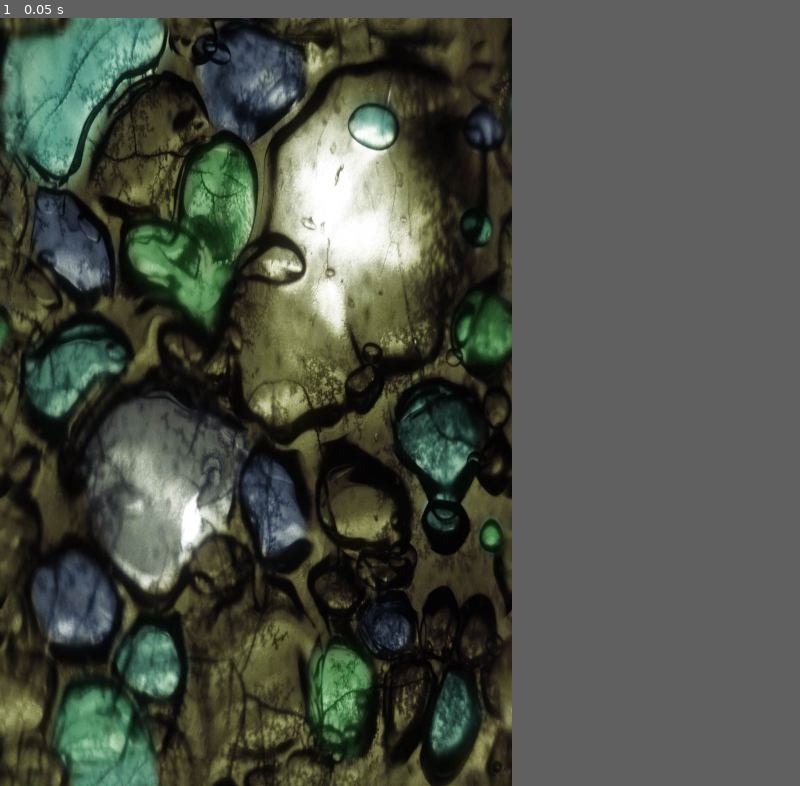
Above: before the commit, frame 1.
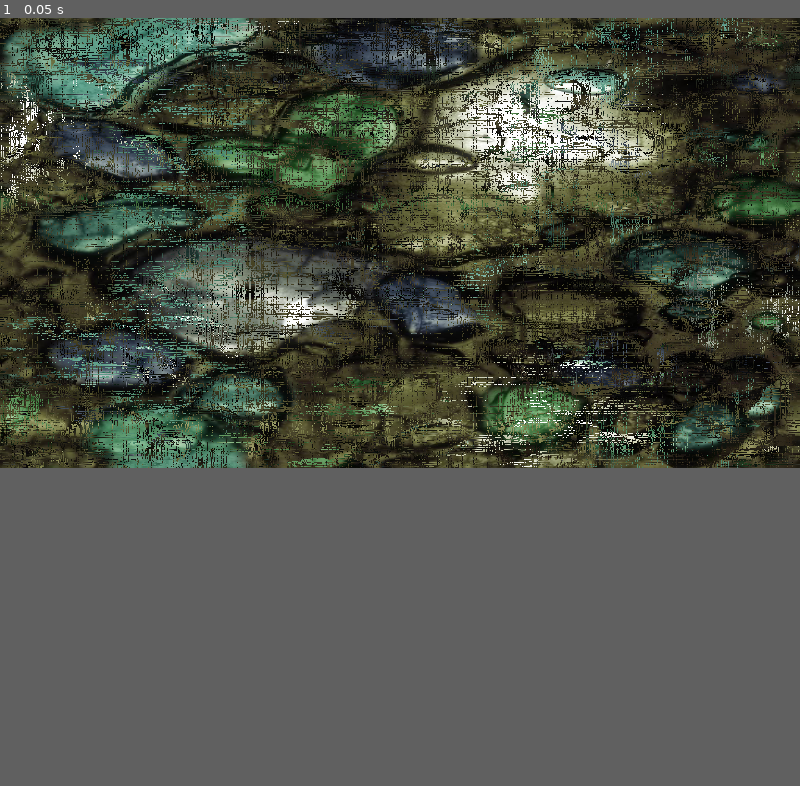
Above: after the commit, the same moment.

Repository: meisei4/bath
Game: Godot game, scene res://godot/Test/ShaderToy/ShaderToy.tscn
Two runs of this game, one before a commit and one after it. Both use one fixed random seed, a clock stepped at 60 frames per second and the inputs below. The project has no main scene, so this scene is started directly.
Inputs:
- Up to frame 1 (0.05 s): no input
In our replay, the window is 512x768 before the commit and 800x450 after it. These sizes can differ from the game's own. Grey fills any space a smaller window leaves; there, only what the larger window draws over its background counts as a difference.

The runs differ from the first frame. In frame 1, 61% of the frame differs, in the area x 0-100%, y 0-100%.

Commit message:
done for the day, triple buffers suck

Diff:
--- a/Resources/Shaders/finite_approx_ripple.gdshader
+++ b/Resources/Shaders/finite_approx_ripple.gdshader
@@ -2,7 +2,6 @@
 
 #include "res://Resources/Shaders/constants.gdshaderinc"
 
-uniform float iTime;
 uniform vec2 iResolution;
 uniform vec3 iMouse;
 uniform sampler2D iChannel0;
@@ -31,59 +30,34 @@
 #define EFFECTIVE_PROPAGATION (BASE_PROPAGATION + 0.15 * PROPAGATION_INTENSITY)  // Ranges from 1.0 to 1.15.
 #define EFFECTIVE_DAMPENING (BASE_DAMPENING - 0.15 * PROPAGATION_INTENSITY) // Ranges from 95% down to 15% of 95%
 
-
 float sample_height(sampler2D tex, vec2 uv) {
     if (uv.x < 0.0 || uv.x > 1.0 || uv.y < 0.0 || uv.y > 1.0)
         return 0.0;
     return texture(tex, uv).r;
 }
 
-float compute_wavefront(vec2 uv, vec2 mouse_position, vec2 prev_mouse_position) {
-    float uv_distance_from_mouse = length(mouse_position - uv);
-    float radial_impulse = BASE_IMPULSE_STRENGTH * smoothstep(IMPULSE_OUTER_RADIUS, IMPULSE_INNER_RADIUS, uv_distance_from_mouse);
-    vec2 mouse_velocity = mouse_position - prev_mouse_position;
-    float movement = length(mouse_velocity);
-    float directional_factor = 1.0;
-    if (movement > 0.001) {
-        vec2 mouse_direction = normalize(mouse_velocity);
-        vec2 to_fragment = normalize(uv - mouse_position);
-        directional_factor = step(0.0, dot(mouse_direction, to_fragment));
-    }
-    return radial_impulse * directional_factor;
-}
-
 void fragment() {
 //void mainImage(out vec4 frag_color, in vec2 frag_coord) {
-    //vec2 UV = frag_coord / iResolution.xy;
+    vec2 uv = FRAGCOORD.xy / iResolution.xy;
+    //vec2 uv = frag_coord.xy / iResolution.xy;
 
     //account for achieving circle eripples with non square resolutions
     float adjusted_sample_step = EFFECTIVE_SAMPLE_STEP * (iResolution.x / iResolution.y);
     vec2 neighbor_offset_x = vec2(EFFECTIVE_SAMPLE_STEP, 0.0);
     vec2 neighbor_offset_y = vec2(0.0, adjusted_sample_step);
 
-    vec2 prev_heights = texture(iChannel0, UV).rg;
-    float height_left   = sample_height(iChannel0, UV - neighbor_offset_x);
-    float height_right  = sample_height(iChannel0, UV + neighbor_offset_x);
-    float height_bottom = sample_height(iChannel0, UV - neighbor_offset_y);
-    float height_top    = sample_height(iChannel0, UV + neighbor_offset_y);
+    vec2 prev_heights = texture(iChannel0, uv).rg;
+    float height_left   = sample_height(iChannel0, uv - neighbor_offset_x);
+    float height_right  = sample_height(iChannel0, uv + neighbor_offset_x);
+    float height_bottom = sample_height(iChannel0, uv - neighbor_offset_y);
+    float height_top    = sample_height(iChannel0, uv + neighbor_offset_y);
 
     vec2 mouse_position = iMouse.xy / iResolution.xy;
-    vec2 prev_mouse_position = texture(iChannel0, UV).ba;
     float mouse_impulse = 0.0;
-    float wake_smoaothing_factor = 0.0;
 
     if (iMouse.z > 0.0) {
-        //BASIC
-        float uv_distance_from_mouse = length(mouse_position - UV);
+        float uv_distance_from_mouse = length(mouse_position - uv);
         mouse_impulse = BASE_IMPULSE_STRENGTH * smoothstep(IMPULSE_OUTER_RADIUS, IMPULSE_INNER_RADIUS, uv_distance_from_mouse);
-
-        //WAVEFRONT ONLY
-        //mouse_impulse = compute_wavefront(uv, mouse_position, prev_mouse_position);
-
-        //LINE PULSE ONLY
-        //mouse_impulse = compute_line_impulse(uv, mouse_position, prev_mouse_position);
-        //LINE AND WAVEFRONT merge attempt
-        //mouse_impulse = compute_combined_impulse(uv, mouse_position, prev_mouse_position);
     }
 
     float avg_neighbor_height = (height_left + height_right + height_top + height_bottom) / 4.0;
@@ -91,15 +65,6 @@
     new_height *= EFFECTIVE_DAMPENING;
     new_height += mouse_impulse;
 
-    vec2 gradient = vec2(height_right - height_left, height_top - height_bottom);
-    vec2 mouse_velocity = mouse_position - prev_mouse_position;
-    float advection = 0.0;
-    if (length(mouse_velocity) > 0.0001) {
-        vec2 mouse_direction = normalize(mouse_velocity);
-        advection = dot(mouse_direction, gradient);
-    }
-
-    new_height += -0.08 * advection;
     COLOR = vec4(new_height, prev_heights.r, mouse_position.x, mouse_position.y);
     //frag_color = vec4(new_height, prev_heights.r, mouse_position.x, mouse_position.y);
 }
--- a/Resources/Shaders/water.gdshader
+++ b/Resources/Shaders/water.gdshader
@@ -1,30 +1,26 @@
 shader_type canvas_item;
 
 #include "res://Resources/Shaders/constants.gdshaderinc"
-uniform sampler2D iChannel0; // Assign: res://Assets/Textures/gray_noise_small.png (noise displacement map)
-uniform sampler2D iChannel1; // Assign: res://Assets/Textures/rocks.jpg (background texture)
-uniform sampler2D iChannel2; // Assign: res://Assets/Textures/pebbles.png (caustics displacement map)
-uniform sampler2D iChannel3; // this should be whats getting updated by buffer
+uniform vec2 iResolution;
+uniform sampler2D iChannel0; // Assign: res://Assets/Textures/rocks.jpg (background texture)
+uniform sampler2D iChannel1; // this should be whats getting updated by buffer
 
 vec4 sample_background_with_disp_map(sampler2D tex, vec2 uv) {
-    float height = texture(iChannel3, uv).r;
-
     vec3 normal = normalize(vec3(
-        texture(iChannel3, uv + vec2(NORMAL_SAMPLE_OFFSET, 0.0)).r - texture(iChannel3, uv - vec2(NORMAL_SAMPLE_OFFSET, 0.0)).r,
-        texture(iChannel3, uv + vec2(0.0, NORMAL_SAMPLE_OFFSET)).r - texture(iChannel3, uv - vec2(0.0, NORMAL_SAMPLE_OFFSET)).r,
+        texture(iChannel0, uv + vec2(NORMAL_SAMPLE_OFFSET, 0.0)).r - texture(iChannel0, uv - vec2(NORMAL_SAMPLE_OFFSET, 0.0)).r,
+        texture(iChannel0, uv + vec2(0.0, NORMAL_SAMPLE_OFFSET)).r - texture(iChannel0, uv - vec2(0.0, NORMAL_SAMPLE_OFFSET)).r,
         2.0 * NORMAL_SAMPLE_OFFSET
     ));
-
     vec2 refracted_offset = refract(INCIDENT_DIRECTION, normal, REFRACTION_INDEX_RATIO).xy;
-    vec2 bg_uv = uv + refracted_offset * 0.05;
+    vec2 bg_uv = uv + refracted_offset;
     return texture(tex, bg_uv);
 }
 
 void fragment() {
 //void mainImage(out vec4 frag_color, in vec2 frag_coord) {
-    //vec2 UV = frag_coord / iResolution.xy;
-
-    vec4 background = sample_background_with_disp_map(iChannel1, UV);
+    //vec2 uv = frag_coord.xy / iResolution.xy;
+    vec2 uv = FRAGCOORD.xy / iResolution.xy;
+    vec4 background = sample_background_with_disp_map(iChannel1, uv);
     //frag_color = background;
     COLOR = background;
 }
--- a/godot/Test/ShaderToy/PingPongDirect.gd
+++ b/godot/Test/ShaderToy/PingPongDirect.gd
@@ -1,86 +1,91 @@
 extends Node2D
 class_name PingPongDirect
 
-var shader: Shader = load("res://Resources/Shaders/simple_feedback_buffer.gdshader")
-var shader_material: ShaderMaterial
+var ShaderNode: ColorRect
+var FeedbackShader: Shader = load("res://Resources/Shaders/simple_feedback_buffer.gdshader")
+var FeedbackShaderMaterial: ShaderMaterial
 
-var iTime: float = 0.0
-var iMouse: Vector3 = Vector3(0.0, 0.0, 0.0)
+var iMouse: Vector4
 
-var buffer_A: SubViewport
-var buffer_B: SubViewport
-var active_buffer: SubViewport
-var inactive_buffer: SubViewport
-var shader_node: CanvasItem
-var image: CanvasItem
+var BufferA: SubViewport
+var BufferB: SubViewport
+var ActiveBuffer: SubViewport
+var InactiveBuffer: SubViewport
+var FinalImage: TextureRect
 
 func _ready() -> void:
     var main_viewport_size: Vector2 = get_viewport_rect().size
-    buffer_A = create_viewport(main_viewport_size)
-    buffer_B = create_viewport(main_viewport_size)
-    active_buffer = buffer_A
-    inactive_buffer = buffer_B
+    BufferA = create_viewport(main_viewport_size)
+    BufferB = create_viewport(main_viewport_size)
+    ActiveBuffer = BufferA
+    InactiveBuffer = BufferB
 
-    image = TextureRect.new()
-    image.size = main_viewport_size
-    add_child(buffer_A)
-    add_child(buffer_B)
-    add_child(image)
+    FinalImage = TextureRect.new()
+    FinalImage.size = main_viewport_size
+    add_child(BufferA)
+    add_child(BufferB)
+    add_child(FinalImage)
 
-    shader_material = ShaderMaterial.new()
-    shader_node = ColorRect.new() #only this works for shader
-    shader_node.size = main_viewport_size
-    shader_material.shader = shader
-    shader_node.material = shader_material
+    FeedbackShaderMaterial = ShaderMaterial.new()
+    ShaderNode = ColorRect.new()
+    ShaderNode.size = main_viewport_size
+    FeedbackShaderMaterial.shader = FeedbackShader
+    ShaderNode.material = FeedbackShaderMaterial
 
-    shader_material.set_shader_parameter("iResolution", main_viewport_size)
+    ActiveBuffer.add_child(ShaderNode)
+    await RenderingServer.frame_post_draw
+    FinalImage.texture = ActiveBuffer.get_texture()
+    FeedbackShaderMaterial.set_shader_parameter("iResolution", main_viewport_size)
+    FeedbackShaderMaterial.set_shader_parameter("iChannel0", FinalImage.get_texture())
 
-    active_buffer.add_child(shader_node)
-    await RenderingServer.frame_post_draw
-    image.texture = active_buffer.get_texture()
-    shader_material.set_shader_parameter("iChannel0", image.get_texture())
-    #Control
-    shader_node.anchor_left = 0.0
-    shader_node.anchor_top = 0.0
-    shader_node.anchor_right = 0.0
-    shader_node.anchor_bottom = 0.0
-    #shader_node.offset_left = 0.0
-    #shader_node.offset_top = 0.0
-    #shader_node.offset_right = 0.0
-    #shader_node.offset_bottom = 0.0
-    shader_node.pivot_offset = Vector2(0, 0)
-    shader_node.position = Vector2(0, 0)
-    shader_node.rotation = 0.0
-    shader_node.rotation_degrees = 0.0
-    shader_node.scale = Vector2(1, 1)
+func create_viewport(size: Vector2) -> SubViewport:
+    var subviewport: SubViewport = SubViewport.new()
+    subviewport.size = size
+    subviewport.disable_3d = true
+    subviewport.render_target_clear_mode = SubViewport.CLEAR_MODE_ONCE
+    subviewport.render_target_update_mode = SubViewport.UPDATE_ALWAYS
+    return subviewport
 
-    shader_node.focus_mode = Control.FOCUS_NONE
-    shader_node.grow_horizontal = Control.GROW_DIRECTION_END
-    shader_node.grow_vertical = Control.GROW_DIRECTION_END
-    shader_node.layout_direction = Control.LAYOUT_DIRECTION_INHERITED
+#func _process(_delta: float) -> void:
+    #var mouse_coords: Vector2 = get_viewport().get_mouse_position()
+    #var mouse_z: float = 1.0 if Input.is_mouse_button_pressed(MOUSE_BUTTON_LEFT) else 0.0
+    #iMouse = Vector3(mouse_coords.x, mouse_coords.y, mouse_z)
+    #FeedbackShaderMaterial.set_shader_parameter("iMouse", iMouse)
+    #
+    #FinalImage.texture = ActiveBuffer.get_texture()
+    #ActiveBuffer.remove_child(ShaderNode)
+    #InactiveBuffer.add_child(ShaderNode)
+    #FeedbackShaderMaterial.set_shader_parameter("iChannel0", FinalImage.get_texture())
+#
+    #var tmp: SubViewport = ActiveBuffer
+    #ActiveBuffer = InactiveBuffer
+    #InactiveBuffer = tmp
 
 
-func create_viewport(size: Vector2) -> SubViewport:
-    var vp = SubViewport.new()
-    vp.size = size
-    vp.disable_3d = true
-    vp.render_target_clear_mode = SubViewport.CLEAR_MODE_ONCE
-    vp.render_target_update_mode = SubViewport.UPDATE_ALWAYS
 
-    return vp
+var mouse_pressed: bool = false
+var drag_start: Vector2 = Vector2()
 
+func _process(_delta: float) -> void:
+    var current_pos: Vector2 = get_viewport().get_mouse_position()
+    if Input.is_mouse_button_pressed(MOUSE_BUTTON_LEFT):
+        if not mouse_pressed:
+            drag_start = current_pos
+            iMouse = Vector4(current_pos.x, current_pos.y, drag_start.x, drag_start.y)
+            mouse_pressed = true
+        else:
+            iMouse.x = current_pos.x
+            iMouse.y = current_pos.y
+    else:
+        if mouse_pressed:
+            iMouse = Vector4(current_pos.x, current_pos.y, -drag_start.x, -drag_start.y)
+            mouse_pressed = false
 
-func _process(delta: float) -> void:
-    var mouse_coords: Vector2 = get_viewport().get_mouse_position()
-    var mouse_z: float = 1.0 if Input.is_mouse_button_pressed(MOUSE_BUTTON_LEFT) else 0.0
-    iMouse = Vector3(mouse_coords.x, mouse_coords.y, mouse_z)
-    shader_material.set_shader_parameter("iMouse", iMouse)
+    FeedbackShaderMaterial.set_shader_parameter("iMouse", iMouse)
+    FinalImage.texture = ActiveBuffer.get_texture()
+    ActiveBuffer.remove_child(ShaderNode)
+    InactiveBuffer.add_child(ShaderNode)
 
-    image.texture = active_buffer.get_texture()
-    active_buffer.remove_child(shader_node)
-    inactive_buffer.add_child(shader_node)
-    shader_material.set_shader_parameter("iChannel0", image.get_texture())
-
-    var temp = active_buffer
-    active_buffer = inactive_buffer
-    inactive_buffer = temp
+    var tmp: SubViewport = ActiveBuffer
+    ActiveBuffer = InactiveBuffer
+    InactiveBuffer = tmp
--- a/godot/Test/ShaderToy/ShaderToy.gd
+++ b/godot/Test/ShaderToy/ShaderToy.gd
@@ -1,108 +1,107 @@
 extends Node2D
 class_name ShaderToy
 
-var background_image: Texture = load("res://Assets/Textures/rocks.jpg")
-var caustic_shader: Shader = load("res://Resources/Shaders/water.gdshader")
-var caustic_material: ShaderMaterial
-var ripple_shader: Shader = load("res://Resources/Shaders/finite_approx_ripple.gdshader")
-var ripple_material: ShaderMaterial
+var WaterShaderNode: ColorRect
+var WaterShader: Shader = load("res://Resources/Shaders/water.gdshader")
+var WaterShaderMaterial: ShaderMaterial
 
-var iTime: float = 0.0
-var iMouse: Vector3 = Vector3(0.0, 0.0, 0.0)
+var RippleShaderNode: ColorRect
+var RippleShader: Shader = load("res://Resources/Shaders/finite_approx_ripple.gdshader")
+var RippleShaderMaterial: ShaderMaterial
+
+var BackgroundTexture: Texture = load("res://Assets/Textures/rocks.jpg")
+var CausticsTexture: Texture = load("res://Assets/Textures/pebbles.png")
 
 
-var RippleBufferA: SubViewport
-var RippleBufferB: SubViewport
-var RippleMainImage: TextureRect
+var iMouse: Vector4
+var BufferA: SubViewport
+var BufferB: SubViewport
+var BufferC: SubViewport
+var ActiveBuffer: SubViewport
+var InactiveBuffer: SubViewport
 
-var ActiveBuffer: SubViewport
-var inactive_buffer: SubViewport
-var RippleShader: ColorRect
-
-var WaterBuffer: SubViewport
-var WaterMainImage: TextureRect
-var WaterShader: ColorRect
+var RippleImage: TextureRect
+var FinalImage: TextureRect
 
 func _ready() -> void:
-    var main_viewport_size: Vector2 = get_viewport_rect().size  # Window size
+    var main_viewport_size: Vector2 = get_viewport_rect().size
+    BufferA = create_viewport(main_viewport_size)
+    BufferB = create_viewport(main_viewport_size)
+    ActiveBuffer = BufferA
+    InactiveBuffer = BufferB
 
-    ## Initialize Ripple (Ping-Pong) Buffers and Shader
-    RippleBufferA = create_viewport(main_viewport_size)
-    RippleBufferB = create_viewport(main_viewport_size)
-    ActiveBuffer = RippleBufferA
-    inactive_buffer = RippleBufferB
+    RippleImage = TextureRect.new()
 
-    RippleShader = ColorRect.new()
-    RippleShader.size = main_viewport_size
-    ripple_material = ShaderMaterial.new()
-    ripple_material.shader = ripple_shader
-    ripple_material.set_shader_parameter("iResolution", main_viewport_size)
-    RippleShader.material = ripple_material
+    RippleImage.size = main_viewport_size
+    add_child(BufferA)
+    add_child(BufferB)
+    add_child(RippleImage)
 
-    # Add the ripple shader to the active buffer
-    ActiveBuffer.add_child(RippleShader)
+    RippleShaderMaterial = ShaderMaterial.new()
+    RippleShaderNode = ColorRect.new()
+    RippleShaderNode.size = main_viewport_size
+    RippleShaderMaterial.shader = RippleShader
+    RippleShaderNode.material = RippleShaderMaterial
 
-    # Set up the TextureRect to capture the ripple output
-    RippleMainImage = TextureRect.new()
-    RippleMainImage.size = main_viewport_size
+    ActiveBuffer.add_child(RippleShaderNode)
 
-    ## Initialize Water (Caustic) Shader and Buffer
-    WaterBuffer = create_viewport(main_viewport_size)
-    WaterShader = ColorRect.new()
-    WaterShader.size = main_viewport_size
-    caustic_material = ShaderMaterial.new()
-    caustic_material.shader = caustic_shader
-    WaterShader.material = caustic_material
+    RippleImage.texture = ActiveBuffer.get_texture()
+    RippleShaderMaterial.set_shader_parameter("iResolution", main_viewport_size)
+    RippleShaderMaterial.set_shader_parameter("iChannel0", RippleImage.get_texture())
 
-    # Add the water shader node to its buffer
-    WaterBuffer.add_child(WaterShader)
+    BufferC = create_viewport(main_viewport_size)
+    FinalImage = TextureRect.new()
+    FinalImage.size = main_viewport_size
+    add_child(BufferC)
+    add_child(FinalImage)
 
-    # Set up the TextureRect to capture the water shader output
-    WaterMainImage = TextureRect.new()
-    WaterMainImage.size = main_viewport_size
+    WaterShaderMaterial = ShaderMaterial.new()
+    WaterShaderNode = ColorRect.new()
+    WaterShaderNode.size = main_viewport_size
+    WaterShaderMaterial.shader = WaterShader
+    WaterShaderNode.material = WaterShaderMaterial
 
-    ## Add Nodes to the Scene
-    add_child(ActiveBuffer)
-    add_child(inactive_buffer)
-    add_child(RippleMainImage)
-    add_child(WaterBuffer)
-    add_child(WaterMainImage)
+    BufferC.add_child(WaterShaderNode)
 
-    ## Wait for the first frame to ensure render targets are updated
-    #await RenderingServer.frame_post_draw
-    ## Initialize Shader Texture Parameters after textures are valid
-    RippleMainImage.texture = ActiveBuffer.get_texture()
-    ripple_material.set_shader_parameter("iChannel0", RippleMainImage.texture)
-
-    WaterMainImage.texture = WaterBuffer.get_texture()
-    caustic_material.set_shader_parameter("iChannel3", RippleMainImage.texture)
-    caustic_material.set_shader_parameter("iChannel1", background_image)
-
+    FinalImage.texture = BufferC.get_texture()
+    WaterShaderMaterial.set_shader_parameter("iResolution", main_viewport_size)
+    #WaterShaderMaterial.set_shader_parameter("iChannel0", RippleImage.get_texture()) #TODO: this still doesnt do anything
+    WaterShaderMaterial.set_shader_parameter("iChannel0", CausticsTexture) #TODO: shadertoy does wrapping = repeat not clamp see
+    WaterShaderMaterial.set_shader_parameter("iChannel1", BackgroundTexture)
 
 
 func create_viewport(size: Vector2) -> SubViewport:
-    var vp = SubViewport.new()
-    vp.size = size
-    vp.disable_3d = true
-    vp.render_target_clear_mode = SubViewport.CLEAR_MODE_ONCE
-    vp.render_target_update_mode = SubViewport.UPDATE_ALWAYS
-    return vp
+    var subviewport: SubViewport = SubViewport.new()
+    subviewport.size = size
+    subviewport.disable_3d = true
+    subviewport.render_target_clear_mode = SubViewport.CLEAR_MODE_ONCE
+    subviewport.render_target_update_mode = SubViewport.UPDATE_ALWAYS
+    return subviewport
 
-func _process(delta: float) -> void:
-    iTime += delta
-    var mouse_coords: Vector2 = get_viewport().get_mouse_position()
-    var mouse_z: int = 1.0 if Input.is_mouse_button_pressed(MOUSE_BUTTON_LEFT) else 0.0
-    iMouse = Vector3(mouse_coords.x, mouse_coords.y, mouse_z)
-    #print("Mouse Position: ", mouse_coords, " | Mouse Z (pressed): ", mouse_z)
-    ripple_material.set_shader_parameter("iTime", iTime)
-    ripple_material.set_shader_parameter("iMouse", iMouse)
+var mouse_pressed: bool = false
+var drag_start: Vector2 = Vector2()
 
-    RippleMainImage.texture = ActiveBuffer.get_texture()
-    ripple_material.set_shader_parameter("iChannel0", RippleMainImage.texture)
-    caustic_material.set_shader_parameter("iChannel3", RippleMainImage.texture)
-    ActiveBuffer.remove_child(RippleShader)
-    inactive_buffer.add_child(RippleShader)
 
-    var temp = ActiveBuffer
-    ActiveBuffer = inactive_buffer
-    inactive_buffer = temp
+func _process(_delta: float) -> void:
+    var current_pos: Vector2 = get_viewport().get_mouse_position()
+    if Input.is_mouse_button_pressed(MOUSE_BUTTON_LEFT):
+        if not mouse_pressed:
+            drag_start = current_pos
+            iMouse = Vector4(current_pos.x, current_pos.y, drag_start.x, drag_start.y)
+            mouse_pressed = true
+        else:
+            iMouse.x = current_pos.x
+            iMouse.y = current_pos.y
+    else:
+        if mouse_pressed:
+            iMouse = Vector4(current_pos.x, current_pos.y, -drag_start.x, -drag_start.y)
+            mouse_pressed = false
+
+    RippleShaderMaterial.set_shader_parameter("iMouse", iMouse)
+    RippleImage.texture = ActiveBuffer.get_texture()
+    ActiveBuffer.remove_child(RippleShaderNode)
+    InactiveBuffer.add_child(RippleShaderNode)
+
+    var tmp: SubViewport = ActiveBuffer
+    ActiveBuffer = InactiveBuffer
+    InactiveBuffer = tmp
--- a/project.godot
+++ b/project.godot
@@ -32,8 +32,8 @@
 
 [display]
 
-window/size/viewport_width=512
-window/size/viewport_height=768
+window/size/viewport_width=800
+window/size/viewport_height=450
 
 [editor_plugins]
 
@@ -64,4 +64,6 @@
 
 [rendering]
 
+renderer/rendering_method="gl_compatibility"
+renderer/rendering_method.mobile="gl_compatibility"
 environment/defaults/default_clear_color=Color(0, 0, 0, 1)
Not shown, changed: Resources/Shaders/constants.gdshaderinc
